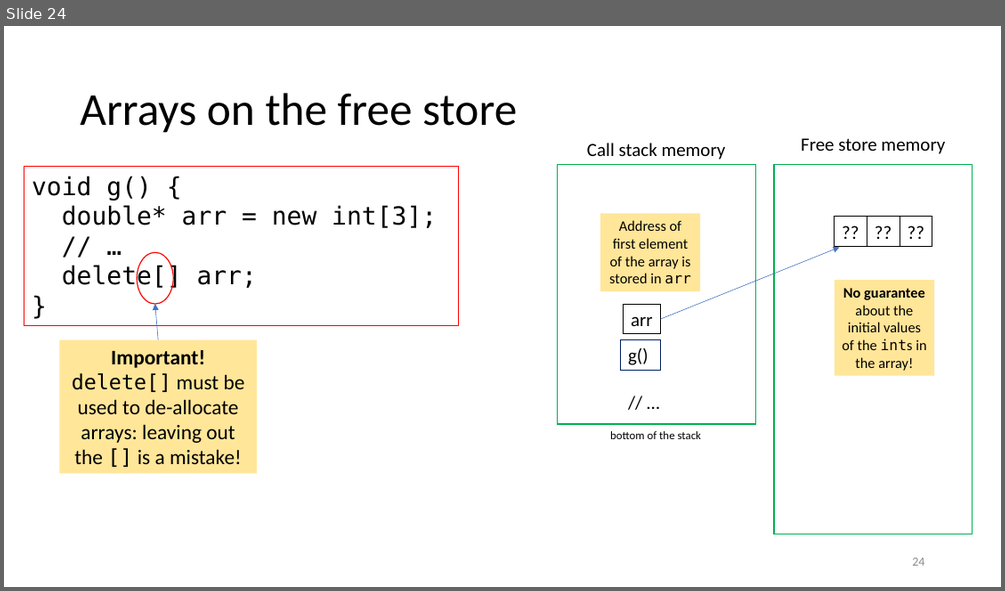
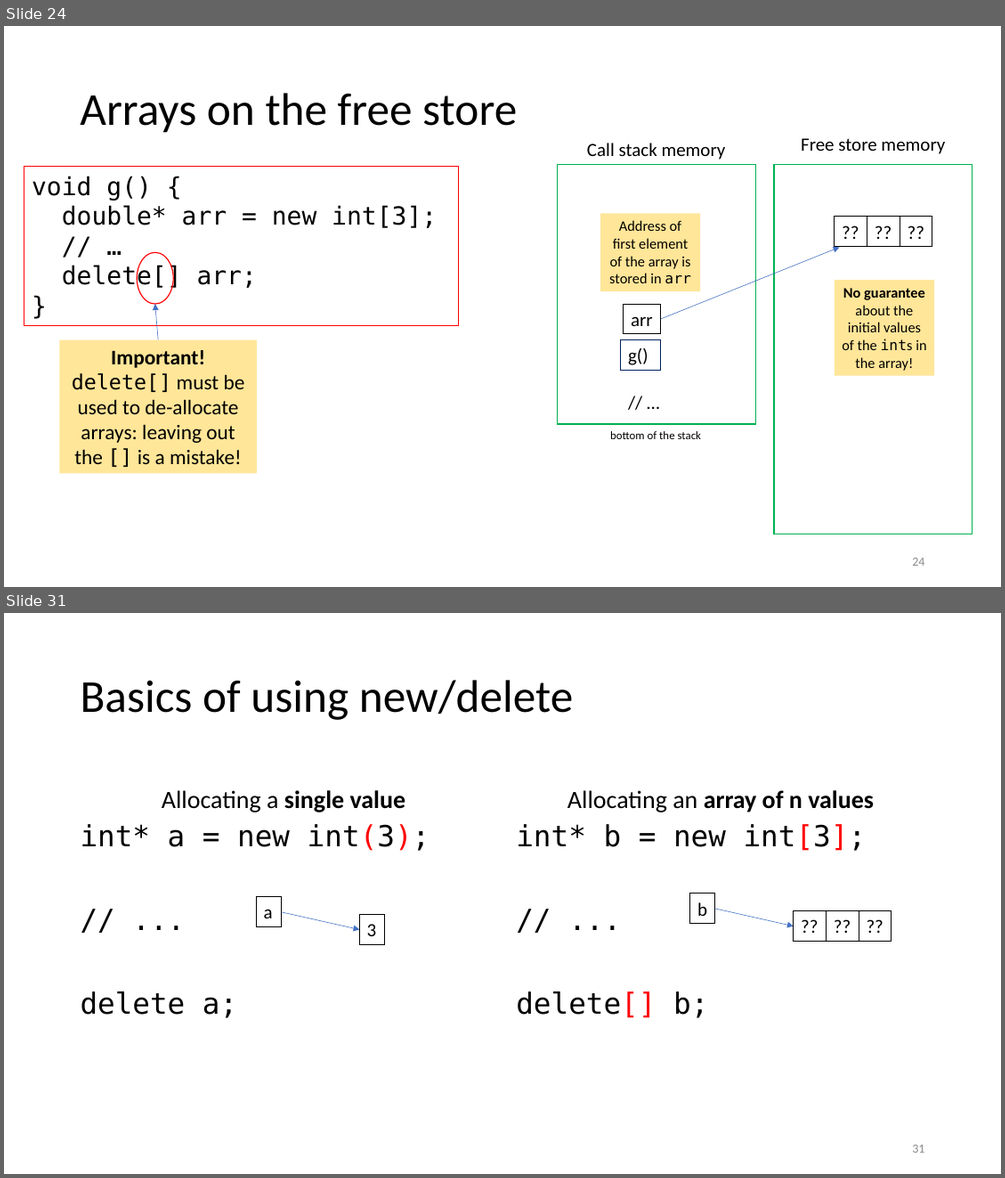
Before and after one commit to tjd1234/cmpt135spring2024, a slide deck: sample_code/week3/week3_cmpt135.pptx. Shown one above the other, each under a label of ours: slide 24 before the commit, slides 24 and 31 after it; the slides between them are not shown. The pictures are 1005x591 and 1005x1178 pixels, drawn with LibreOffice and Linux fonts; fonts in the diff are those of the drawing. Boxes give left, top, right and bottom in pixels: in the first picture for what was removed or moved away, otherwise in the second. Text is boxed around its words. In the diff, an @@ line names an element or a change of style, - is before the commit and + after.

```diff
--- a/sample_code/week3/week3_cmpt135.pptx
+++ b/sample_code/week3/week3_cmpt135.pptx
@@ slide 31 added at box(4, 613, 1001, 1174), background #FFFFFF @@
@@ title added at box(81, 680, 573, 720), 44 pt, text #000000 @@
+Basics of using new/delete
@@ text added at box(162, 790, 406, 812), 24 pt, text #000000 @@
+Allocating a single value
@@ text added at box(567, 790, 874, 812), 24 pt, text #000000, bold @@
+Allocating an array of n values
@@ text added at box(81, 824, 430, 1018), 28 pt, text #000000 @@
+int* a = new int(3);
+// ...
+delete a;
@@ text added at box(516, 824, 866, 1018), 28 pt, text #000000 @@
+int* b = new int[3];
+// ...
+delete[] b;
@@ rectangle added at box(256, 897, 282, 927), outline #000000 0.75 pt, 18 pt, text #000000 @@
+a
@@ rectangle added at box(690, 893, 716, 924), outline #000000 0.75 pt, 18 pt, text #000000 @@
+b
@@ arrow added from (282, 912) to (360, 929), #4472C4 0.5 pt @@
@@ rectangle added at box(360, 915, 385, 944), outline #000000 0.75 pt, 18 pt, text #000000 @@
+3
@@ arrow added from (715, 908) to (793, 926), #4472C4 0.5 pt @@
@@ rectangle added at box(793, 911, 826, 941), outline #000000 0.75 pt, 18 pt, text #000000 @@
+??
@@ rectangle added at box(826, 911, 859, 941), outline #000000 0.75 pt, 18 pt, text #000000 @@
+??
@@ rectangle added at box(858, 911, 891, 941), outline #000000 0.75 pt, 18 pt, text #000000 @@
+??
@@ page number added at box(912, 1144, 924, 1152), 12 pt, text #8C8C8C @@
+31
```
Also in this commit, not shown: 16 slides changed, 2 other slides added, 1 slide removed, 2 other files.
